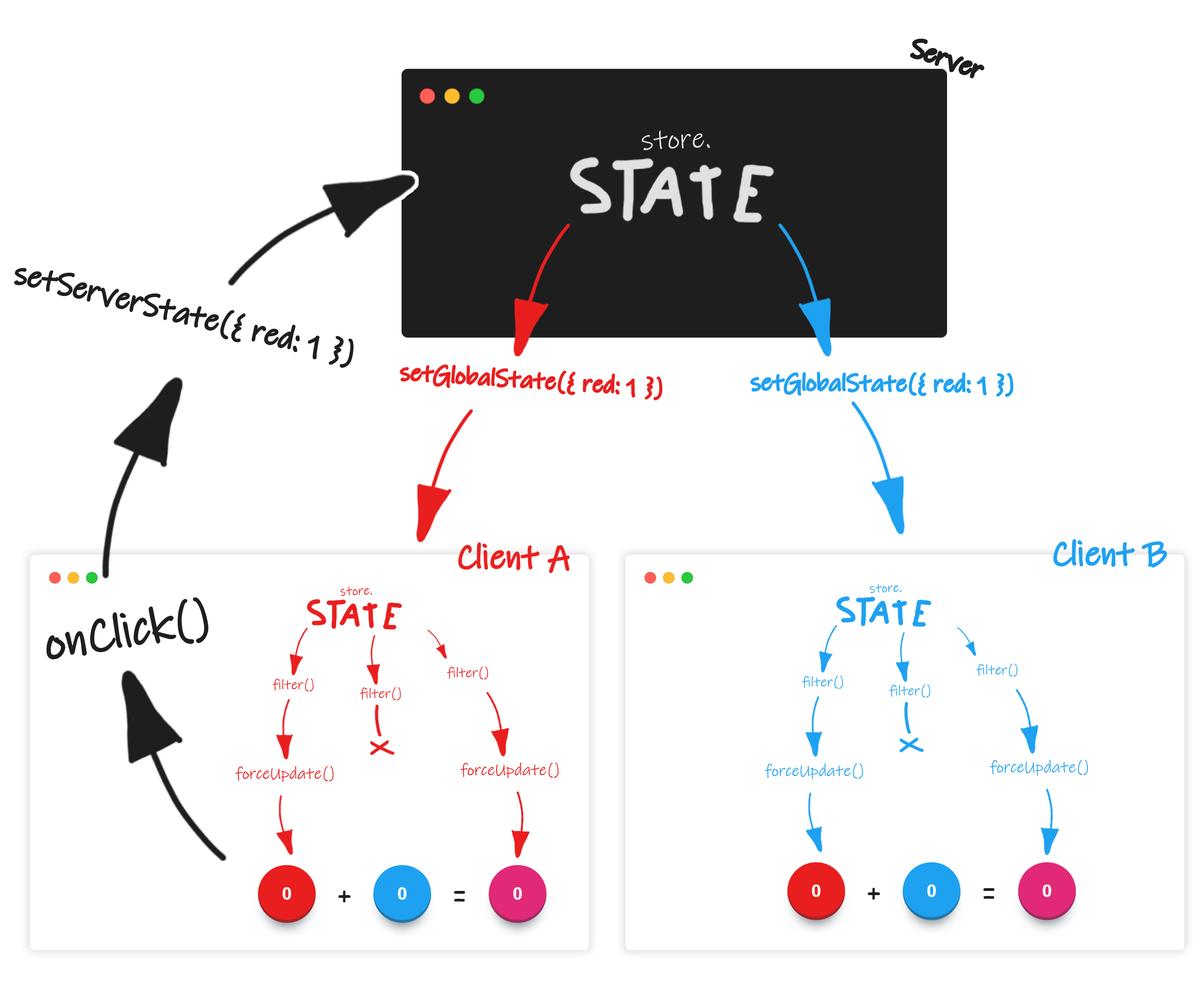
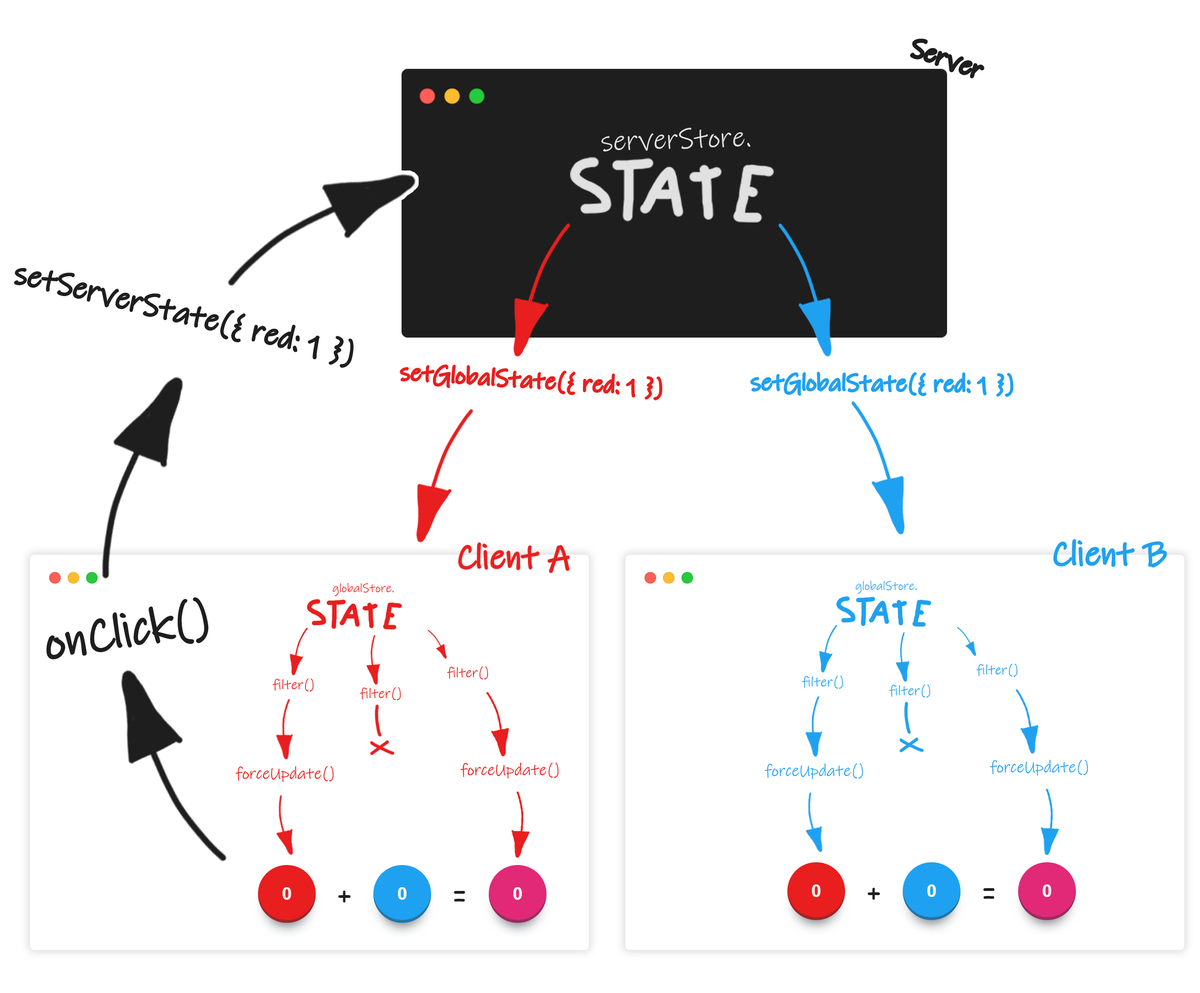
Layer changes from the first 1200x993 image to the second:
added layer "globalStore." (1st of 2, in "Group 2 copy 2") in group "Group 2 copy 2" over [855, 580, 918, 594]
added layer "globalStore." (2nd of 2, in "Group 2 copy 2") in group "Group 2 copy 2" over [332, 582, 395, 596]
renamed "store." to "serverStore.", painted on it over [601, 127, 751, 152]
painted on "Layer 16 copy" over [340, 586, 373, 596]
painted on "Layer 16" over [869, 583, 903, 593]
showed "Layer 19" over [332, 127, 918, 596]
